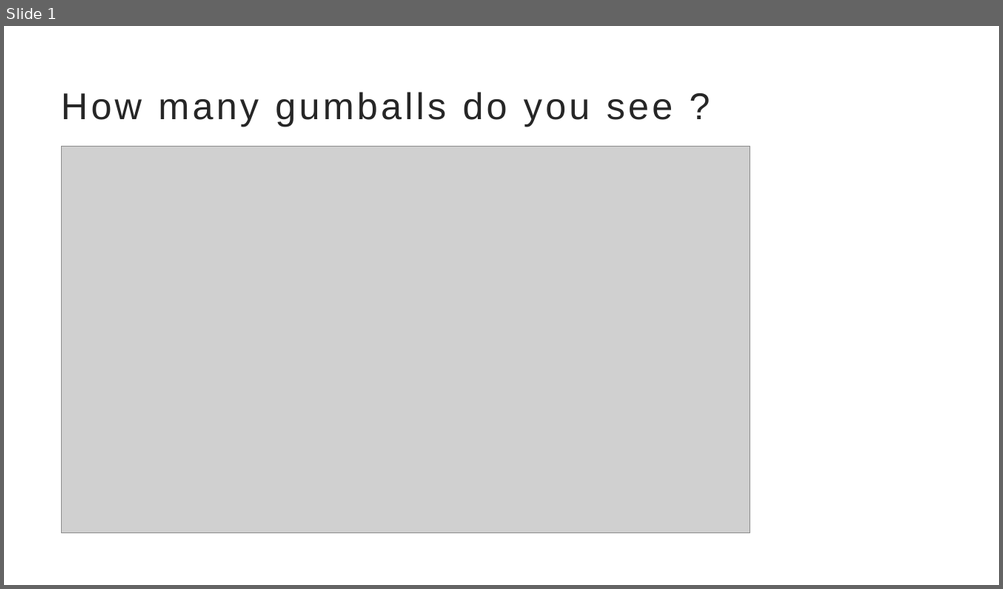
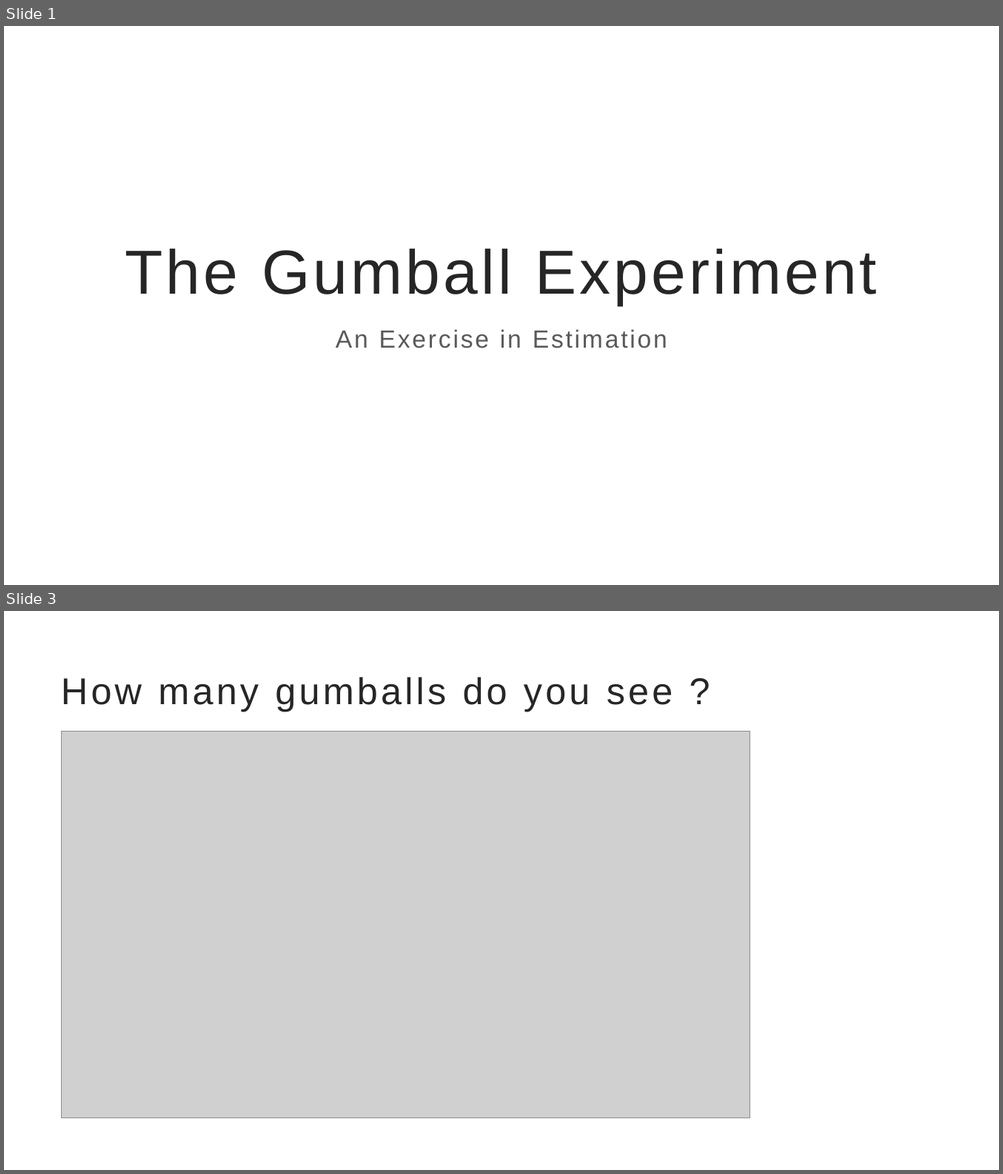
Before and after one commit to brinda-25/workshop, a slide deck: Day1/gumballs/gumballs.pptx. Shown one above the other, each under a label of ours: slide 1 before the commit, slides 1 and 3 after it; the slides between them are not shown. The pictures are 1003x589 and 1003x1174 pixels, drawn with LibreOffice and Linux fonts; fonts in the diff are those of the drawing; grey boxes stand for pictures. Boxes give left, top, right and bottom in pixels: in the first picture for what was removed or moved away, otherwise in the second. Text is boxed around its words. In the diff, an @@ line names an element or a change of style, - is before the commit and + after.

```diff
--- a/Day1/gumballs/gumballs.pptx
+++ b/Day1/gumballs/gumballs.pptx
@@ slide 1 added at (4,26,999,585), background #FFFFFF @@
@@ title added at (125,249,876,305), 60 pt, text #262626 @@
+The Gumball Experiment
@@ subtitle added at (336,329,667,349), 24 pt, text #595959 @@
+An Exercise in Estimation
@@ what was slide 1 is now slide 3 @@
```
Also in this commit, not shown: 3 other slides added, 6 other files.
